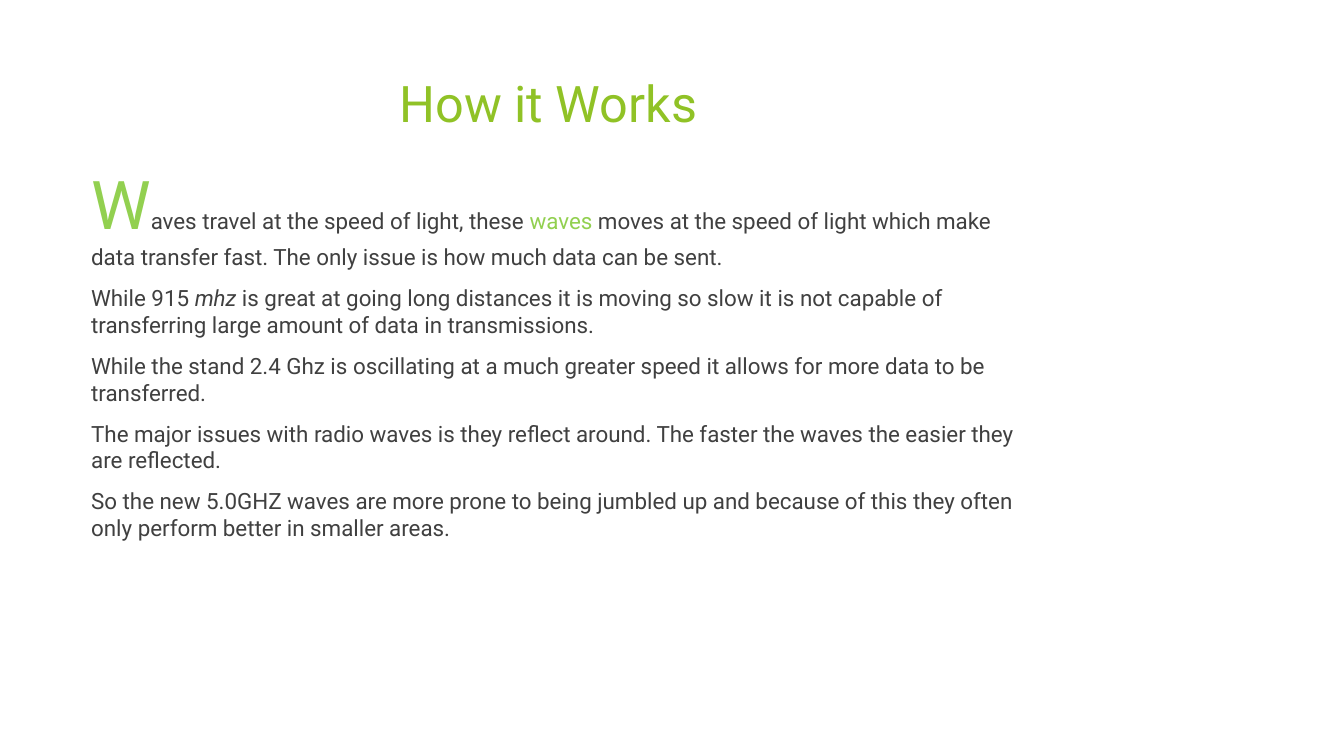
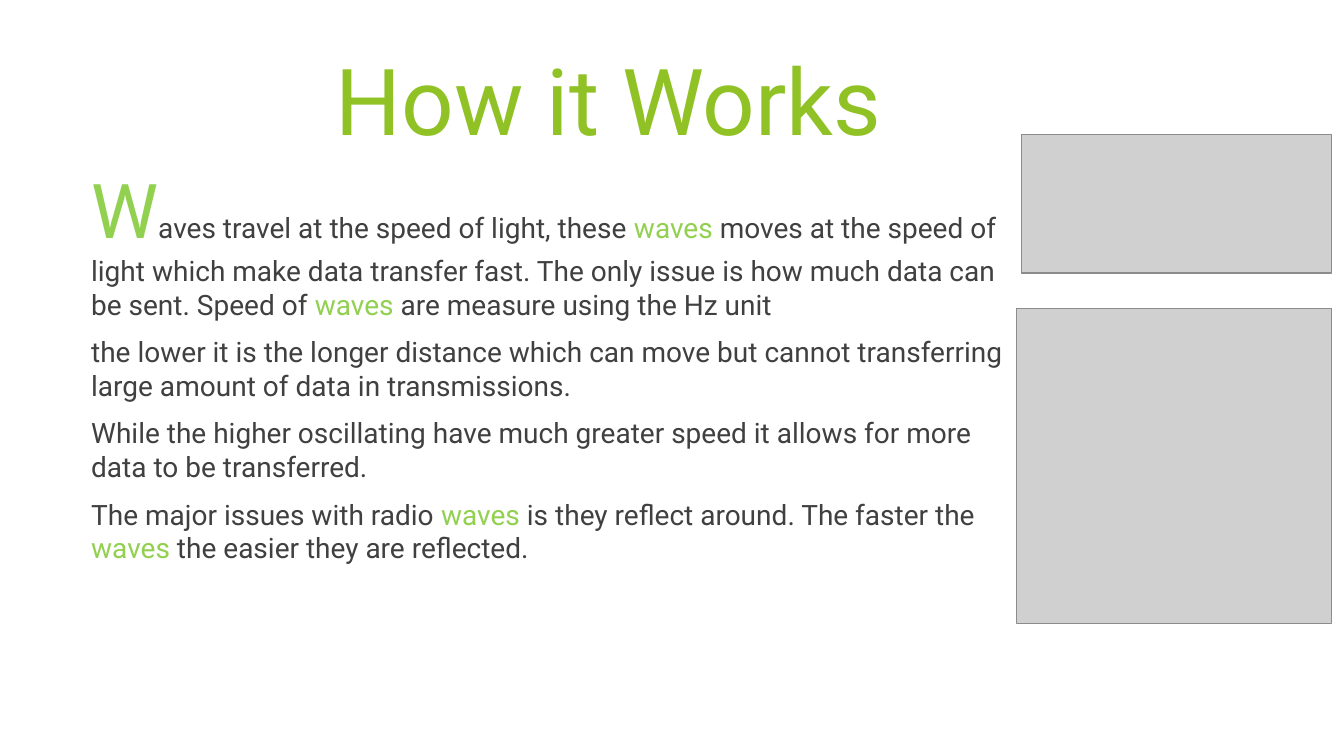
Before and after one commit to FreddyBicandy50/Code_Base, a slide deck: slide 5 of Others/The Physics of Wi-Fi.pptx. Drawn at 1344x756 pixels with LibreOffice and Linux fonts; fonts in the diff are those of the drawing; grey boxes stand for pictures. Boxes give left, top, right and bottom in pixels: in the first picture for what was removed or moved away, otherwise in the second. Text is boxed around its words. In the diff, an @@ line names an element or a change of style, - is before the commit and + after.

```diff
--- a/Others/The Physics of Wi-Fi.pptx
+++ b/Others/The Physics of Wi-Fi.pptx
@@ title "How it Works": place and size @@
-title "How it Works" at <box>400,84,697,123</box>
+title "How it Works" at <box>336,65,881,136</box>
@@ title "How it Works" at <box>336,65,881,136</box>: size 36 to 66 pt @@
@@ picture added at <box>1021,134,1332,273</box> @@
@@ text at <box>91,216,1002,478</box>: text changed; size 16 to 20 pt @@
-Waves travel at the speed of light, these waves moves at the speed of light which make data transfer fast. The only issue is how much data can be sent.
-While 915 mhz is great at going long distances it is moving so slow it is not capable of transferring large amount of data in transmissions.
-While the stand 2.4 Ghz is oscillating at a much greater speed it allows for more data to be transferred.
+Waves travel at the speed of light, these waves moves at the speed of light which make data transfer fast. The only issue is how much data can be sent. Speed of waves are measure using the Hz unit
+the lower it is the longer distance which can move but cannot transferring large amount of data in transmissions.
+While the higher oscillating have much greater speed it allows for more data to be transferred.
@@ picture added at <box>1016,309,1332,624</box> @@
@@ text at <box>91,492,1012,541</box>: paragraph removed @@
-So the new 5.0GHZ waves are more prone to being jumbled up and because of this they often only perform better in smaller areas.
@@ text at <box>91,503,974,564</box>: size 16 to 20 pt in "The major issues with radio waves is ..."; text colour #D0D0D0 to #92D050 in "waves waves" @@
```
Also in this commit, not shown: 3 other slides changed.
